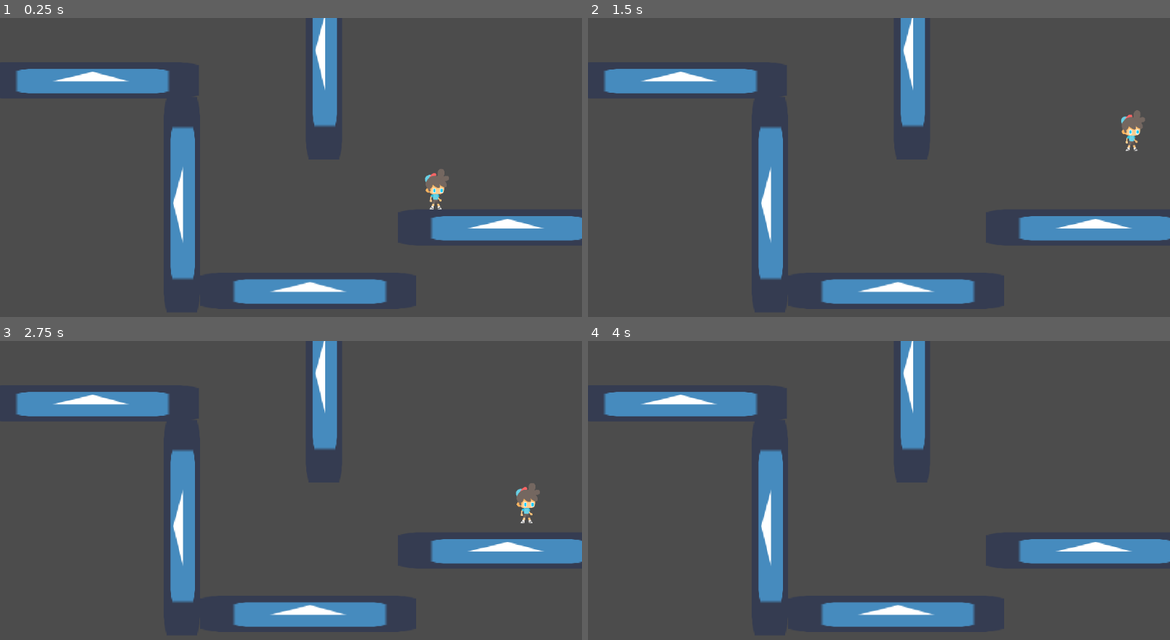
Above: before the commit, frames 1-4 (two rows, left to right).
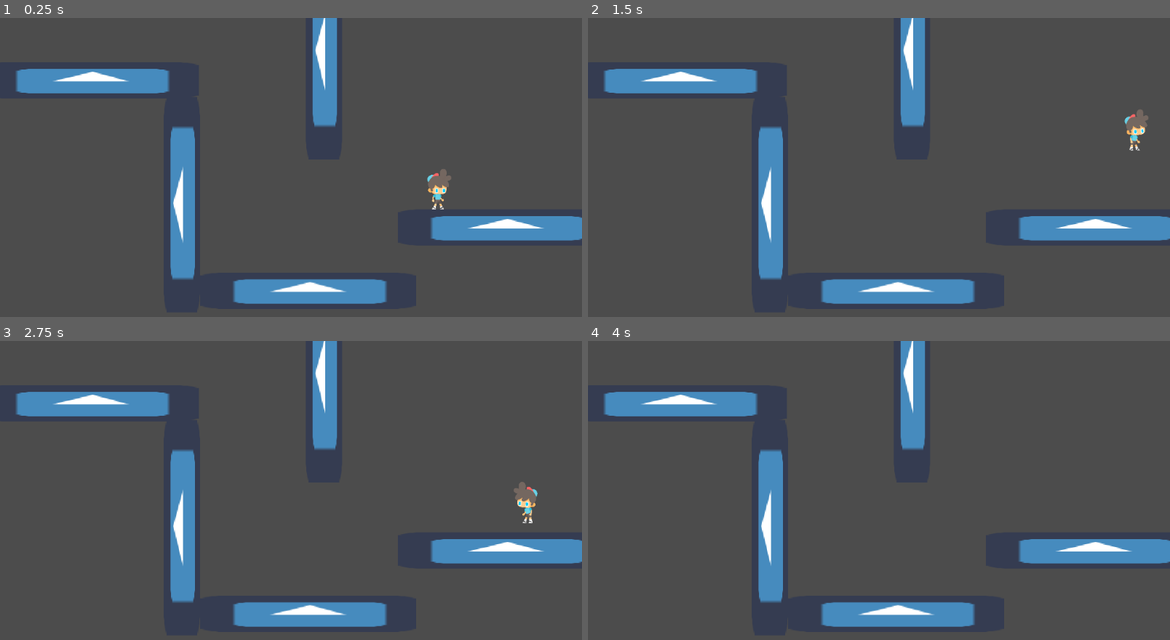
Above: after the commit, the same moments.

Repository: Anatole-DC/godot_plateformer_tutorial
Game: Godot game, scene res://levels/DemoScene.tscn
The game is run twice, just before and just after one commit, with the same random seed, the same clock (stepped at 60 frames per second) and the same inputs. The project has no main scene, so this scene is started directly. The engine's default icon, where the game draws it, is replaced by a stand-in: a white triangle on a blue panel in a dark square.
Inputs:
- Up to frame 1 (0.25 s): no input
- Up to frame 2 (1.5 s): tap Enter at 0.5 s; hold Right (right) from 0.53 s (still down); tap Space (jump) at 0.6, 0.77, 1.07, 1.35 s
- Up to frame 3 (2.75 s): tap Space (jump) at 1.52, 1.82, 2.1 s; release Right (right) at 2.03 s; hold Q (left) from 2.03 s (still down)
- Up to frame 4 (4 s): release Q (left) at 2.78 s; hold Right (right) from 2.78 s (still down); tap Space (jump) at 2.85, 3.02, 3.32, 3.6, 3.77 s

The runs differ from the first frame. In frame 1, 0.2% of the frame differs, in the area x 73-78%, y 50-65%; in frame 2, 0.3%, in the area x 91-97%, y 30-45%; in frame 3, 0.2%; in frame 4, nothing differs.

Commit message:
:memo: Update documentation in chapter

Diff:
--- a/characters/player/Player.gd
+++ b/characters/player/Player.gd
@@ -11,10 +11,23 @@
 	# Right movement
 	if Input.is_action_pressed("right"):
 		velocity.x = WALK_SPEED
+		$Position2D.scale.x = 1
+		# $Sprite.flip_h = false
+		$Position2D/Sprite.play("walk")
 
 	# Left movement
 	elif Input.is_action_pressed("left"):
 		velocity.x = -WALK_SPEED
+		$Position2D.scale.x = -1
+		# $Sprite.flip_h = true
+		$Position2D/Sprite.play("walk")
+
+	else:
+		if is_on_floor():
+			$Position2D/Sprite.play("idle")
+
+	if not is_on_floor():
+		$Position2D/Sprite.play("jump")
 
 	# Jump movement
 	if Input.is_action_just_pressed("jump") and is_on_floor():
--- a/characters/player/Player.tscn
+++ b/characters/player/Player.tscn
@@ -16,6 +16,36 @@
 [ext_resource path="res://assets/animations/player/Idle (13).png" type="Texture" id=14]
 [ext_resource path="res://assets/animations/player/Idle (14).png" type="Texture" id=15]
 [ext_resource path="res://assets/animations/player/Idle (15).png" type="Texture" id=16]
+[ext_resource path="res://assets/animations/player/Walk (1).png" type="Texture" id=17]
+[ext_resource path="res://assets/animations/player/Walk (2).png" type="Texture" id=18]
+[ext_resource path="res://assets/animations/player/Walk (3).png" type="Texture" id=19]
+[ext_resource path="res://assets/animations/player/Walk (4).png" type="Texture" id=20]
+[ext_resource path="res://assets/animations/player/Walk (5).png" type="Texture" id=21]
+[ext_resource path="res://assets/animations/player/Walk (6).png" type="Texture" id=22]
+[ext_resource path="res://assets/animations/player/Walk (7).png" type="Texture" id=23]
+[ext_resource path="res://assets/animations/player/Walk (8).png" type="Texture" id=24]
+[ext_resource path="res://assets/animations/player/Walk (9).png" type="Texture" id=25]
+[ext_resource path="res://assets/animations/player/Walk (10).png" type="Texture" id=26]
+[ext_resource path="res://assets/animations/player/Walk (11).png" type="Texture" id=27]
+[ext_resource path="res://assets/animations/player/Walk (12).png" type="Texture" id=28]
+[ext_resource path="res://assets/animations/player/Walk (13).png" type="Texture" id=29]
+[ext_resource path="res://assets/animations/player/Walk (14).png" type="Texture" id=30]
+[ext_resource path="res://assets/animations/player/Walk (15).png" type="Texture" id=31]
+[ext_resource path="res://assets/animations/player/Jump (1).png" type="Texture" id=32]
+[ext_resource path="res://assets/animations/player/Jump (2).png" type="Texture" id=33]
+[ext_resource path="res://assets/animations/player/Jump (3).png" type="Texture" id=34]
+[ext_resource path="res://assets/animations/player/Jump (4).png" type="Texture" id=35]
+[ext_resource path="res://assets/animations/player/Jump (5).png" type="Texture" id=36]
+[ext_resource path="res://assets/animations/player/Jump (6).png" type="Texture" id=37]
+[ext_resource path="res://assets/animations/player/Jump (7).png" type="Texture" id=38]
+[ext_resource path="res://assets/animations/player/Jump (8).png" type="Texture" id=39]
+[ext_resource path="res://assets/animations/player/Jump (9).png" type="Texture" id=40]
+[ext_resource path="res://assets/animations/player/Jump (10).png" type="Texture" id=41]
+[ext_resource path="res://assets/animations/player/Jump (11).png" type="Texture" id=42]
+[ext_resource path="res://assets/animations/player/Jump (12).png" type="Texture" id=43]
+[ext_resource path="res://assets/animations/player/Jump (13).png" type="Texture" id=44]
+[ext_resource path="res://assets/animations/player/Jump (14).png" type="Texture" id=45]
+[ext_resource path="res://assets/animations/player/Jump (15).png" type="Texture" id=46]
 
 [sub_resource type="SpriteFrames" id=2]
 animations = [ {
@@ -23,6 +53,16 @@
 "loop": true,
 "name": "idle",
 "speed": 15.0
+}, {
+"frames": [ ExtResource( 17 ), ExtResource( 18 ), ExtResource( 19 ), ExtResource( 20 ), ExtResource( 21 ), ExtResource( 22 ), ExtResource( 23 ), ExtResource( 24 ), ExtResource( 25 ), ExtResource( 26 ), ExtResource( 27 ), ExtResource( 28 ), ExtResource( 29 ), ExtResource( 30 ), ExtResource( 31 ) ],
+"loop": true,
+"name": "walk",
+"speed": 25.0
+}, {
+"frames": [ ExtResource( 32 ), ExtResource( 33 ), ExtResource( 34 ), ExtResource( 35 ), ExtResource( 36 ), ExtResource( 37 ), ExtResource( 38 ), ExtResource( 39 ), ExtResource( 40 ), ExtResource( 41 ), ExtResource( 42 ), ExtResource( 43 ), ExtResource( 44 ), ExtResource( 45 ), ExtResource( 46 ) ],
+"loop": true,
+"name": "jump",
+"speed": 25.0
 } ]
 
 [sub_resource type="RectangleShape2D" id=3]
@@ -35,13 +75,17 @@
 "_edit_group_": true
 }
 
-[node name="Sprite" type="AnimatedSprite" parent="."]
+[node name="Position2D" type="Position2D" parent="."]
+position = Vector2( -3.8147e-06, 0 )
+
+[node name="Sprite" type="AnimatedSprite" parent="Position2D"]
+position = Vector2( 0.100831, 0.245918 )
 scale = Vector2( 0.15, 0.15 )
 frames = SubResource( 2 )
 animation = "idle"
-offset = Vector2( 150, 0 )
+offset = Vector2( 176.341, -22.6766 )
 
 [node name="CollisionShape2D" type="CollisionShape2D" parent="."]
-position = Vector2( -3.98708, 3.41749 )
+position = Vector2( 0.165009, 0.427996 )
 scale = Vector2( 1.12, 1 )
 shape = SubResource( 3 )
--- /dev/null
+++ b/items/plateforms/plateform_solid.tscn
@@ -0,0 +1,9 @@
+[gd_scene load_steps=2 format=2]
+
+[sub_resource type="TileSet" id=1]
+
+[node name="plateform_solid" type="TileMap"]
+tile_set = SubResource( 1 )
+cell_size = Vector2( 16, 16 )
+format = 1
+tile_data = PoolIntArray( 655379, 0, 0, 655380, 0, 1, 655381, 0, 1, 655382, 0, 2, 720915, 0, 65536, 720916, 0, 65537, 720917, 0, 65537, 720918, 0, 65538, 786451, 0, 131072, 786452, 0, 131073, 786453, 0, 131073, 786454, 0, 131074, 851992, 0, 0, 851993, 0, 1, 851994, 0, 2, 917528, 0, 65536, 917529, 0, 65537, 917530, 0, 65538, 983064, 0, 131072, 983065, 0, 131073, 983066, 0, 131074 )
Not shown: 1 places in characters/player/Player.tscn that only renumber resources
Not shown, changed: README.md
